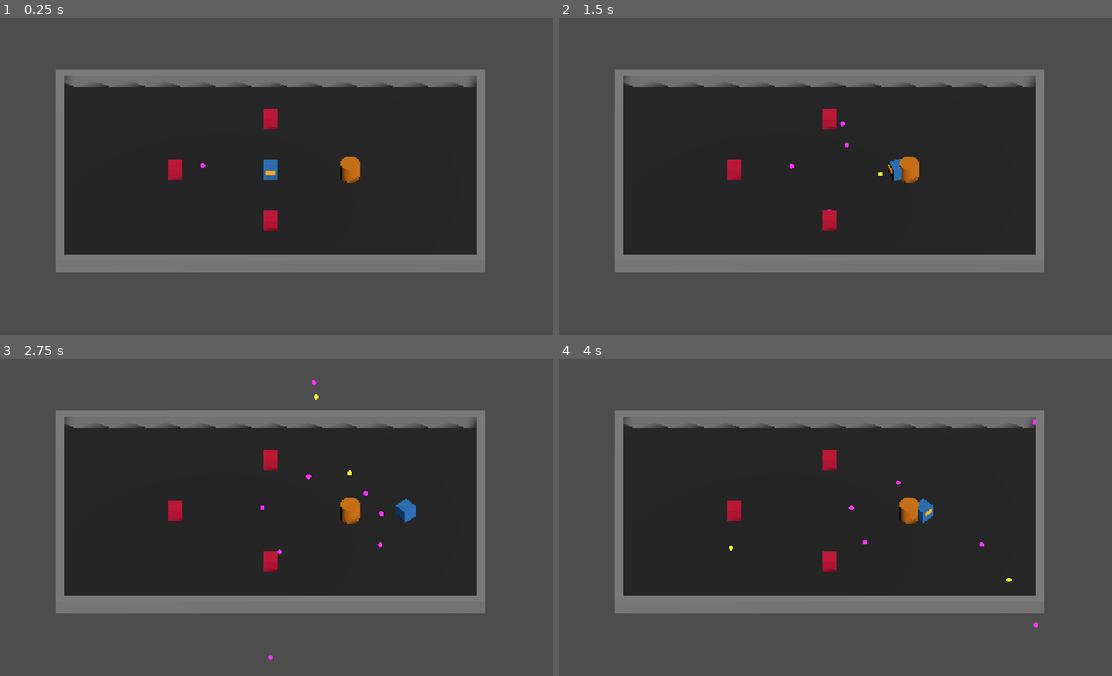
Above: before the commit, frames 1-4 (two rows, left to right).
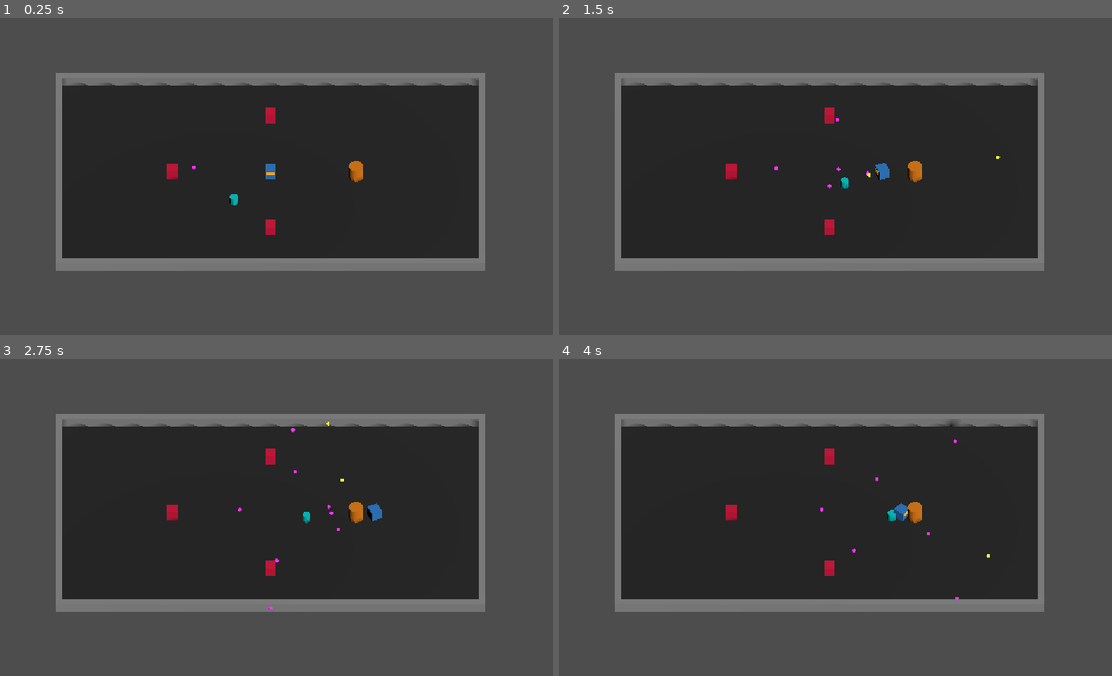
Above: after the commit, the same moments.

Repository: zwordup-sudo/BotArena
Game: Godot game, scene res://scenes/main_3d.tscn
The game is run twice, just before and just after one commit, with the same random seed, the same clock (stepped at 60 frames per second) and the same inputs. The project has no main scene, so this scene is started directly.
Inputs (mouse positions are in pixels of both pictures, inside the frame that each line leads up to):
- Up to frame 1 (0.25 s): no input
- Up to frame 2 (1.5 s): tap Enter at 0.5 s; move the mouse to (951, 160) at 0.52 s; press the mouse at (951, 160) at 0.53 s; hold D (move_right) 0.53-1.25 s; release the mouse at (951, 160) at 1.25 s; drag from (713, 192) to (802, 239) at 1.27 s
- Up to frame 3 (2.75 s): move the mouse to (326, 447) at 2.02 s; press the mouse at (326, 447) at 2.03 s; hold D (move_right) from 2.03 s (still down)
- Up to frame 4 (4 s): release D (move_right) at 2.75 s; release the mouse at (885, 447) at 2.75 s; drag from (802, 580) to (658, 469) at 2.77 s; move the mouse to (1001, 565) at 3.52 s; press the mouse at (1001, 565) at 3.53 s; hold A (move_left) from 3.53 s (still down)

The runs differ from the first frame. In frame 1, 3.6% of the frame differs, in the area x 10-88%, y 16-81%; in frame 2, 3.8%; in frame 3, 3.9%, in the area x 10-88%, y 6-95%; in frame 4, 3.8%.

Commit message:
feat: expand 3D arena and add charger enemy

Diff:
--- /dev/null
+++ b/scenes/enemy_charger_3d.tscn
@@ -0,0 +1,34 @@
+[gd_scene format=3]
+
+[ext_resource type="Script" path="res://scripts/enemy_charger_3d.gd" id="1_charger3d"]
+
+[sub_resource type="CylinderShape3D" id="CylinderShape3D_charger"]
+height = 0.65
+radius = 0.325
+
+[sub_resource type="StandardMaterial3D" id="StandardMaterial3D_charger"]
+albedo_color = Color(0.0, 0.8, 0.8, 1)
+roughness = 0.5
+
+[sub_resource type="CylinderMesh" id="CylinderMesh_charger"]
+top_radius = 0.325
+bottom_radius = 0.325
+height = 0.65
+
+[sub_resource type="StandardMaterial3D" id="StandardMaterial3D_telegraph"]
+albedo_color = Color(1.0, 0.0, 1.0, 1)
+emission_enabled = true
+emission = Color(1.0, 0.0, 1.0, 1)
+emission_energy_multiplier = 0.8
+
+[node name="EnemyCharger3D" type="CharacterBody3D"]
+collision_layer = 4
+collision_mask = 1
+script = ExtResource("1_charger3d")
+
+[node name="CollisionShape3D" type="CollisionShape3D" parent="."]
+shape = SubResource("CylinderShape3D_charger")
+
+[node name="MeshInstance3D" type="MeshInstance3D" parent="."]
+material_override = SubResource("StandardMaterial3D_charger")
+mesh = SubResource("CylinderMesh_charger")
--- a/scenes/main_3d.tscn
+++ b/scenes/main_3d.tscn
@@ -3,32 +3,33 @@
 [ext_resource type="Script" path="res://scripts/player_3d.gd" id="1_player3d"]
 [ext_resource type="PackedScene" path="res://scenes/target_dummy_3d.tscn" id="2_dummy3d"]
 [ext_resource type="PackedScene" path="res://scenes/enemy_shooter_3d.tscn" id="3_shooter3d"]
+[ext_resource type="PackedScene" path="res://scenes/enemy_charger_3d.tscn" id="4_charger3d"]
 
 [sub_resource type="StandardMaterial3D" id="StandardMaterial3D_floor"]
 albedo_color = Color(0.12, 0.12, 0.12, 1)
 roughness = 0.9
 
 [sub_resource type="BoxShape3D" id="BoxShape3D_floor"]
-size = Vector3(26, 0.5, 16)
+size = Vector3(34, 0.5, 21)
 
 [sub_resource type="BoxMesh" id="BoxMesh_floor"]
-size = Vector3(26, 0.5, 16)
+size = Vector3(34, 0.5, 21)
 
 [sub_resource type="StandardMaterial3D" id="StandardMaterial3D_wall"]
 albedo_color = Color(0.55, 0.55, 0.55, 1)
 roughness = 0.5
 
 [sub_resource type="BoxShape3D" id="BoxShape3D_wall_lr"]
-size = Vector3(0.5, 1, 16)
+size = Vector3(0.5, 1, 21)
 
 [sub_resource type="BoxMesh" id="BoxMesh_wall_lr"]
-size = Vector3(0.5, 1, 16)
+size = Vector3(0.5, 1, 21)
 
 [sub_resource type="BoxShape3D" id="BoxShape3D_wall_tb"]
-size = Vector3(27, 1, 0.5)
+size = Vector3(35, 1, 0.5)
 
 [sub_resource type="BoxMesh" id="BoxMesh_wall_tb"]
-size = Vector3(27, 1, 0.5)
+size = Vector3(35, 1, 0.5)
 
 [sub_resource type="StandardMaterial3D" id="StandardMaterial3D_player"]
 albedo_color = Color(0.2, 0.5, 0.8, 1)
@@ -68,7 +69,7 @@
 mesh = SubResource("BoxMesh_floor")
 
 [node name="WallLeft" type="StaticBody3D" parent="Arena3D"]
-transform = Transform3D(1, 0, 0, 0, 1, 0, 0, 0, 1, -13.25, 0.5, 0)
+transform = Transform3D(1, 0, 0, 0, 1, 0, 0, 0, 1, -17.25, 0.5, 0)
 
 [node name="CollisionShape3D" type="CollisionShape3D" parent="Arena3D/WallLeft"]
 shape = SubResource("BoxShape3D_wall_lr")
@@ -78,7 +79,7 @@
 mesh = SubResource("BoxMesh_wall_lr")
 
 [node name="WallRight" type="StaticBody3D" parent="Arena3D"]
-transform = Transform3D(1, 0, 0, 0, 1, 0, 0, 0, 1, 13.25, 0.5, 0)
+transform = Transform3D(1, 0, 0, 0, 1, 0, 0, 0, 1, 17.25, 0.5, 0)
 
 [node name="CollisionShape3D" type="CollisionShape3D" parent="Arena3D/WallRight"]
 shape = SubResource("BoxShape3D_wall_lr")
@@ -88,7 +89,7 @@
 mesh = SubResource("BoxMesh_wall_lr")
 
 [node name="WallTop" type="StaticBody3D" parent="Arena3D"]
-transform = Transform3D(1, 0, 0, 0, 1, 0, 0, 0, 1, 0, 0.5, -8.25)
+transform = Transform3D(1, 0, 0, 0, 1, 0, 0, 0, 1, 0, 0.5, -10.75)
 
 [node name="CollisionShape3D" type="CollisionShape3D" parent="Arena3D/WallTop"]
 shape = SubResource("BoxShape3D_wall_tb")
@@ -98,7 +99,7 @@
 mesh = SubResource("BoxMesh_wall_tb")
 
 [node name="WallBottom" type="StaticBody3D" parent="Arena3D"]
-transform = Transform3D(1, 0, 0, 0, 1, 0, 0, 0, 1, 0, 0.5, 8.25)
+transform = Transform3D(1, 0, 0, 0, 1, 0, 0, 0, 1, 0, 0.5, 10.75)
 
 [node name="CollisionShape3D" type="CollisionShape3D" parent="Arena3D/WallBottom"]
 shape = SubResource("BoxShape3D_wall_tb")
@@ -110,19 +111,22 @@
 [node name="Projectiles3D" type="Node3D" parent="Arena3D"]
 
 [node name="TargetDummy3D" parent="Arena3D" instance=ExtResource("2_dummy3d")]
-transform = Transform3D(1, 0, 0, 0, 1, 0, 0, 0, 1, 5.0, 0.6, 0.0)
+transform = Transform3D(1, 0, 0, 0, 1, 0, 0, 0, 1, 7.0, 0.6, 0.0)
 
 [node name="EnemyShooterA" parent="Arena3D" instance=ExtResource("3_shooter3d")]
-transform = Transform3D(1, 0, 0, 0, 1, 0, 0, 0, 1, -6.0, 0.6, 0.0)
+transform = Transform3D(1, 0, 0, 0, 1, 0, 0, 0, 1, -8.0, 0.6, 0.0)
 initial_fire_delay = 0.0
 
 [node name="EnemyShooterB" parent="Arena3D" instance=ExtResource("3_shooter3d")]
-transform = Transform3D(1, 0, 0, 0, 1, 0, 0, 0, 1, 0.0, 0.6, -4.5)
+transform = Transform3D(1, 0, 0, 0, 1, 0, 0, 0, 1, 0.0, 0.6, -6.5)
 initial_fire_delay = 0.33
 
 [node name="EnemyShooterC" parent="Arena3D" instance=ExtResource("3_shooter3d")]
-transform = Transform3D(1, 0, 0, 0, 1, 0, 0, 0, 1, 0.0, 0.6, 4.5)
+transform = Transform3D(1, 0, 0, 0, 1, 0, 0, 0, 1, 0.0, 0.6, 6.5)
 initial_fire_delay = 0.66
+
+[node name="EnemyCharger3D" parent="Arena3D" instance=ExtResource("4_charger3d")]
+transform = Transform3D(1, 0, 0, 0, 1, 0, 0, 0, 1, -3.0, 0.325, 3.0)
 
 [node name="Player3D" type="CharacterBody3D" parent="Arena3D"]
 transform = Transform3D(1, 0, 0, 0, 1, 0, 0, 0, 1, 0, 0.6, 0)
@@ -148,6 +152,6 @@
 transform = Transform3D(1, 0, 0, 0, 1, 0, 0, 0, 1, 0, 0, -0.7)
 
 [node name="Camera3D" type="Camera3D" parent="."]
-transform = Transform3D(1, 0, 0, 0, 0.707107, 0.707107, 0, -0.707107, 0.707107, 0, 13.0, 13.0)
+transform = Transform3D(1, 0, 0, 0, 0.707107, 0.707107, 0, -0.707107, 0.707107, 0, 17.0, 17.0)
 projection = 1
-size = 20.0
+size = 26.0
--- /dev/null
+++ b/scripts/enemy_charger_3d.gd
@@ -0,0 +1,134 @@
+extends CharacterBody3D
+
+enum State { TRACK, TELEGRAPH, CHARGE, RECOVERY }
+
+@export var max_health: float = 100.0
+@export var respawn_delay: float = 4.0
+
+@export var track_duration: float = 0.50
+@export var telegraph_duration: float = 0.65
+@export var charge_speed: float = 14.0
+@export var charge_duration: float = 0.45
+@export var recovery_duration: float = 0.80
+@export var contact_damage: float = 30.0
+
+@onready var mesh_instance: MeshInstance3D = $MeshInstance3D
+@onready var original_transform: Transform3D = global_transform
+@onready var current_health: float = max_health
+
+var current_state: State = State.TRACK
+var state_timer: float = 0.0
+var charge_dir: Vector3 = Vector3.ZERO
+var has_damaged_this_charge: bool = false
+var is_dead: bool = false
+
+var normal_material: StandardMaterial3D
+var telegraph_material: StandardMaterial3D
+
+func _ready() -> void:
+	# Define materials dynamically for reliable colors and flashing
+	normal_material = StandardMaterial3D.new()
+	normal_material.albedo_color = Color(0.0, 0.8, 0.8, 1) # teal
+	normal_material.roughness = 0.5
+
+	telegraph_material = StandardMaterial3D.new()
+	telegraph_material.albedo_color = Color(1.0, 0.0, 0.5, 1) # bright pink
+	telegraph_material.emission_enabled = true
+	telegraph_material.emission = Color(1.0, 0.0, 0.5, 1)
+	telegraph_material.emission_energy_multiplier = 0.8
+
+	mesh_instance.material_override = normal_material
+
+func _physics_process(delta: float) -> void:
+	if is_dead:
+		return
+
+	state_timer += delta
+
+	match current_state:
+		State.TRACK:
+			velocity = Vector3.ZERO
+			move_and_slide()
+			if state_timer >= track_duration:
+				transition_to(State.TELEGRAPH)
+
+		State.TELEGRAPH:
+			velocity = Vector3.ZERO
+			move_and_slide()
+			if state_timer >= telegraph_duration:
+				transition_to(State.CHARGE)
+
+		State.CHARGE:
+			# Move rapidly in stored direction
+			velocity = charge_dir * charge_speed
+			move_and_slide()
+
+			# Check contact damage
+			for i in get_slide_collision_count():
+				var collision = get_slide_collision(i)
+				var collider = collision.get_collider()
+				if collider and not has_damaged_this_charge:
+					if collider.has_method("take_damage") and collider.name == "Player3D":
+						collider.take_damage(contact_damage)
+						has_damaged_this_charge = true
+
+			if state_timer >= charge_duration:
+				transition_to(State.RECOVERY)
+
+		State.RECOVERY:
+			velocity = Vector3.ZERO
+			move_and_slide()
+			if state_timer >= recovery_duration:
+				transition_to(State.TRACK)
+
+func transition_to(new_state: State) -> void:
+	current_state = new_state
+	state_timer = 0.0
+
+	match new_state:
+		State.TRACK:
+			mesh_instance.material_override = normal_material
+		State.TELEGRAPH:
+			mesh_instance.material_override = telegraph_material
+		State.CHARGE:
+			mesh_instance.material_override = normal_material
+			has_damaged_this_charge = false
+
+			# Target player center
+			var player = get_parent().get_node_or_null("Player3D")
+			if player:
+				var target_node = player.get_node_or_null("TargetPoint")
+				var target_pos = target_node.global_position if target_node else player.global_position
+
+				var dir = target_pos - global_position
+				dir.y = 0.0
+				charge_dir = dir.normalized()
+			else:
+				charge_dir = Vector3.FORWARD
+		State.RECOVERY:
+			mesh_instance.material_override = normal_material
+
+func take_damage(amount: float) -> void:
+	if is_dead:
+		return
+	current_health = clamp(current_health - amount, 0.0, max_health)
+	print("EnemyCharger3D remaining health: ", int(current_health))
+	if current_health <= 0.0:
+		die()
+
+func die() -> void:
+	is_dead = true
+	visible = false
+	process_mode = PROCESS_MODE_DISABLED
+
+	# Wait for respawn delay
+	await get_tree().create_timer(respawn_delay).timeout
+	respawn()
+
+func respawn() -> void:
+	current_health = max_health
+	global_transform = original_transform
+	visible = true
+	process_mode = PROCESS_MODE_INHERIT
+	is_dead = false
+	transition_to(State.TRACK)
--- a/scripts/projectile_3d.gd
+++ b/scripts/projectile_3d.gd
@@ -10,6 +10,7 @@
 func _ready() -> void:
 	direction = Vector3(direction.x, 0.0, direction.z).normalized()
 	area_entered.connect(_on_area_entered)
+	body_entered.connect(_on_body_entered)
 
 	# Automatically destroy when lifetime expires
 	await get_tree().create_timer(lifetime).timeout
@@ -29,3 +30,9 @@
 			queue_free()
 		if not area.is_queued_for_deletion():
 			area.queue_free()
+
+func _on_body_entered(body: Node3D) -> void:
+	if body.has_method("take_damage"):
+		body.take_damage(damage)
+		if not is_queued_for_deletion():
+			queue_free()
Not shown, added: scripts/enemy_charger_3d.gd.uid
